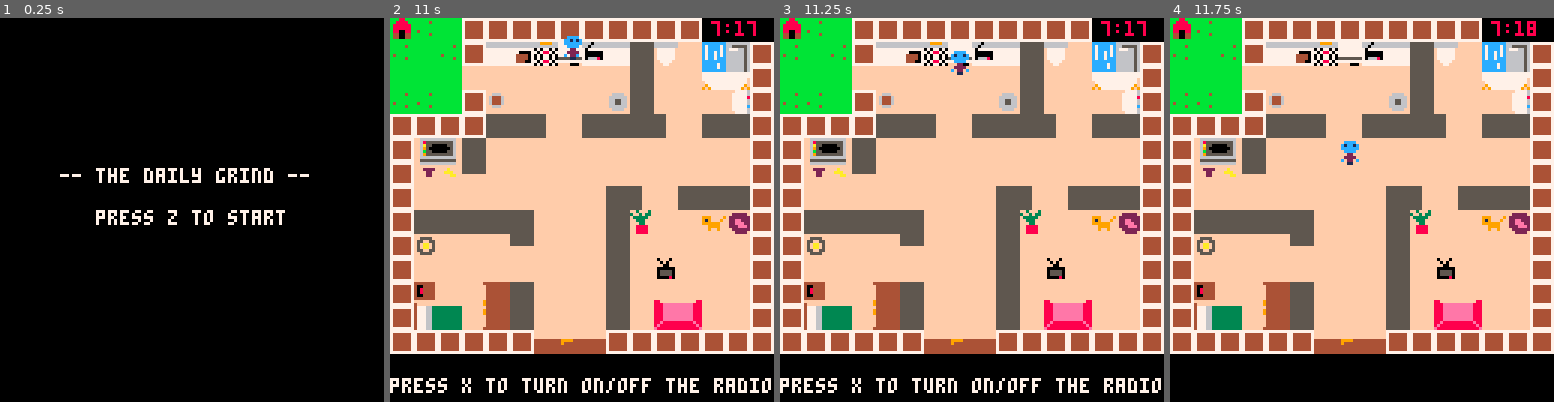
Above: before the commit, frames 1-4 (left to right).
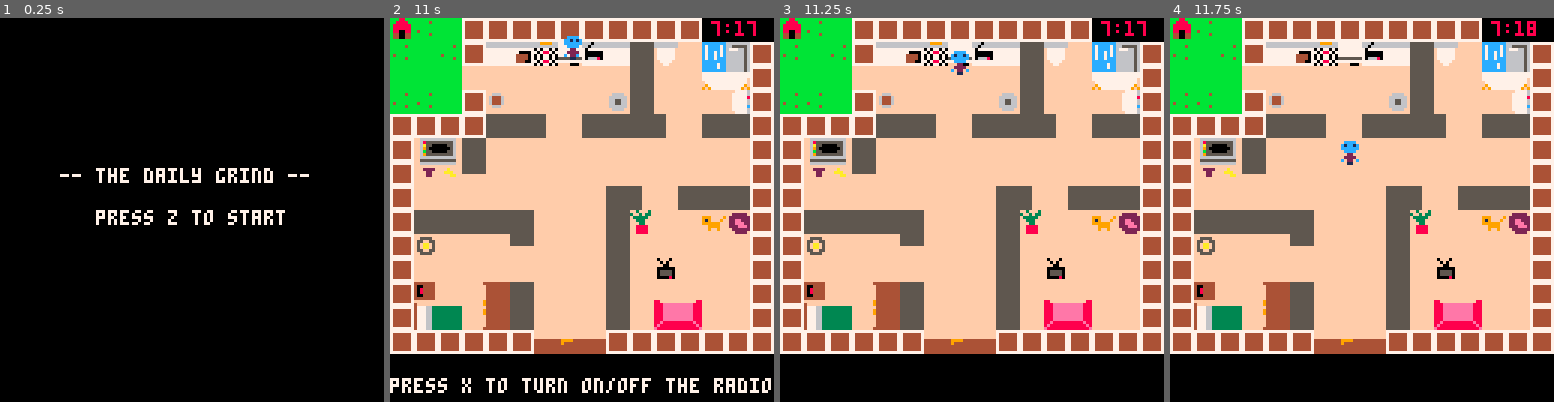
Above: after the commit, the same moments.

Repository: KTNelson/dailygrind-pico8
Game: PICO-8 cartridge dailygrind.p8
Two runs of this game, one before a commit and one after it. Both use one fixed random seed, a clock stepped at 60 frames per second and the inputs below.
Inputs:
- Up to frame 1 (0.25 s): no input
- Up to frame 2 (11 s): tap O (Z key) at 0.33, 1.07, 2.22, 3.72, 5.22, 6.72, 8.22, 9.72 s; tap Down at 0.7 s; tap X (X key) at 1.43, 2.07, 2.82, 3.57, 4.32, 5.07, 5.82, 6.57, 7.32, 8.07, 8.82, 9.57, 10.32 s; hold Up 1.97-2.63 s; hold Right 2.68-3.02 s; hold Down 3.07-3.73 s; hold Left 3.78-4.12 s; hold Up 4.17-4.5 s; hold Left 4.55-5.05 s; hold Right 5.1-5.93 s; hold Up 5.98-6.65 s; hold Right 6.7-7.03 s; hold Down 7.08-7.75 s; hold Left 7.8-8.13 s; hold Up 8.18-8.52 s; hold Left 8.57-9.07 s; hold Right 9.12-9.95 s; hold Up 10-10.67 s; hold Right from 10.72 s (still down)
- Up to frame 3 (11.25 s): release Right at 11.05 s; tap X (X key) at 11.07 s; hold Down from 11.1 s (still down); tap O (Z key) at 11.22 s
- Up to frame 4 (11.75 s): keep holding Down

Frames 1-2 are identical in both runs. In frame 3, 1.5% of the frame differs, in the area x 0-100%, y 93-98%; in frame 4, nothing differs.

Commit message:
Fixed the radio

Diff:
--- a/dailygrind.p8
+++ b/dailygrind.p8
@@ -334,13 +334,15 @@
       dog_fed = true
     end
     if current_task.name == "turn on/off the radio" then
-      if current_task.complete == false then
-        current_task.complete = true
-        music(5)
-        current_task.task_skill -= 1
-      else
-        current_task.complete = false
-        music(-1)
+      if btnp(5) then
+        if current_task.complete == false then
+          current_task.complete = true
+          music(5)
+          current_task.task_skill -= 1
+        else
+          current_task.complete = false
+          music(-1)
+        end
       end
     else
       current_task.complete = true
@@ -402,7 +404,6 @@
 function any_skill_up()
   for tsk in all(tasks) do
     if tsk.newly_skilled == true then
-        tsk.newly_skilled = false
         return task_skill_upgrade_text[tsk.index]
     end
   end
@@ -441,6 +442,11 @@
       optional_index = flr(rnd(7)) + 1
       gamestate = "alarm"
       sfx(0)
+      for tsk in all(tasks) do
+      if tsk.newly_skilled == true then
+          tsk.newly_skilled = false
+      end
+  end
     end
 
   end
